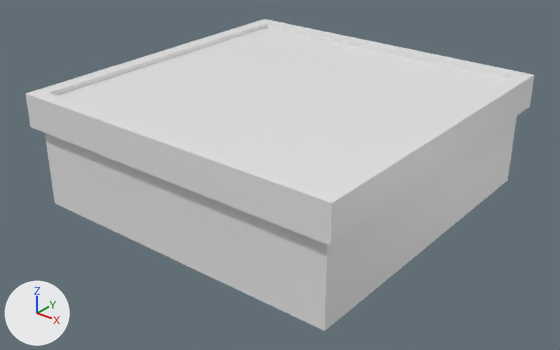
The Blender file Assets/Models/building_top.blend: old version first, new version second.
The view is the same before and after, from a camera (50 mm lens) standing at (7.55, -9.65, 6.26) and looking at (0.06, -0.29, 0.45). Every picture has the same lights, and +X, +Y and +Z are marked at lower left.
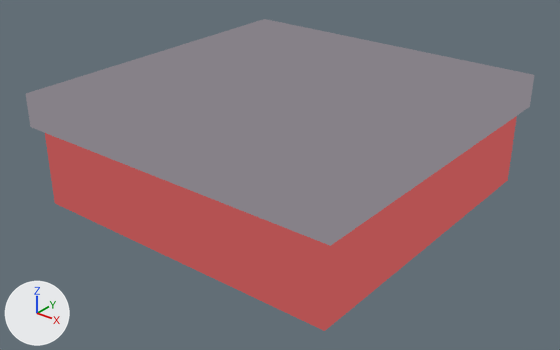
Location of each change, [x1, y1, x2, y2] in pixels of the pictures (560 x 350 px):
'Cube', surface changed
    both: [26, 19, 534, 331]

The edits, one by one:
Picture 'RedBuildingTexture.png' (img_redbuildingtexture_png) is new.
In material 'Material' (mat_material), base_color is no longer (0.8, 0.8, 0.8), white #e7e7e7.
In material 'Material' (mat_material), roughness goes from 0.4 to 0.5.
Material 'Material' (mat_material) is now built by emission_material('Material') instead of principled_material('Material').
In material 'Material' (mat_material), texture is now set to img_redbuildingtexture_png.
me_cube has 28 vertices, 26 faces and spans x -3.0..3.0, y -3.0..3.0, z 0.0..2.0.
me_cube is used by ob_cube; location (0.0, 0.0, 0.0).
me_cube part 1: texture (UV) coordinates of 26 of 26 faces, centred in x -3.0..3.0, y -3.0..3.0, z 0.0..2.0, changed; they spanned u 0.12..0.88, v 0.0..1.0 and now span u 0.11..0.97, v 0.54..0.95.
